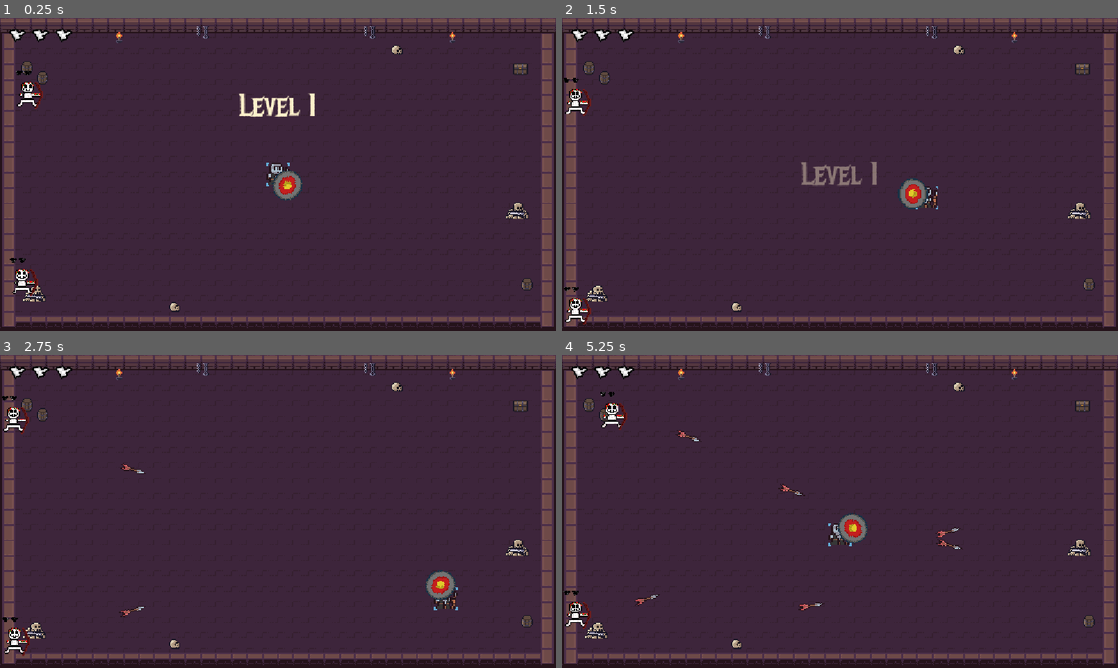
Above: before the commit, frames 1-4 (two rows, left to right).
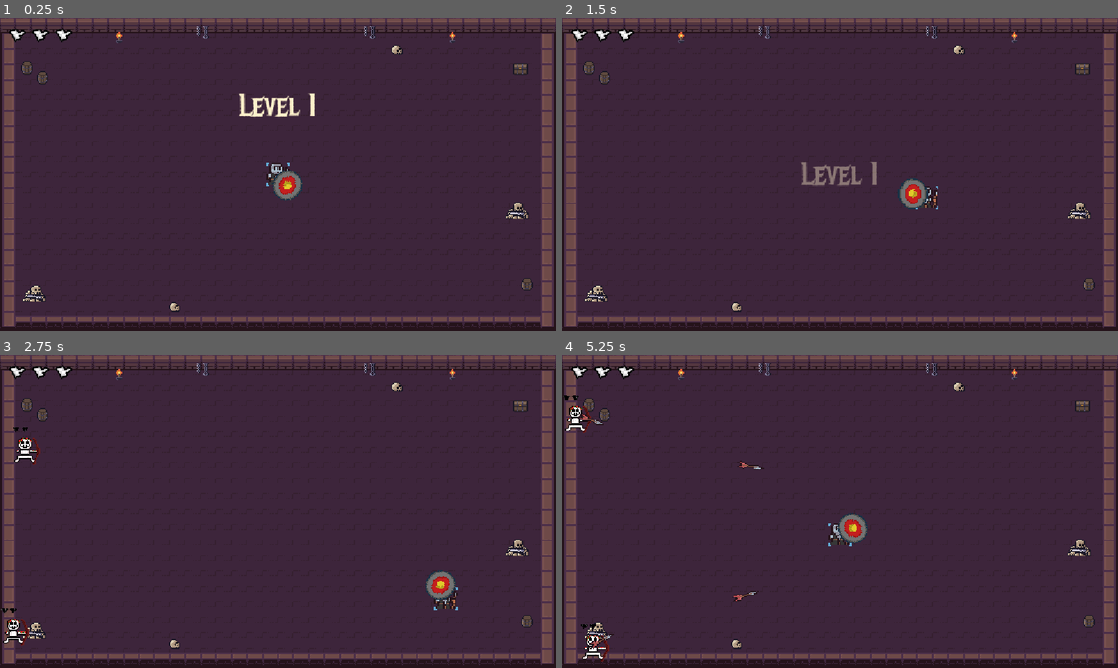
Above: after the commit, the same moments.

Repository: Tylerr-D/bonc
Game: Godot game, scene res://main.tscn
The game is run twice, just before and just after one commit, with the same random seed, the same clock (stepped at 60 frames per second) and the same inputs. Sound files missing from this copy of the repository are replaced by a short silence.
Inputs (mouse positions are in pixels of both pictures, inside the frame that each line leads up to):
- Up to frame 1 (0.25 s): no input
- Up to frame 2 (1.5 s): move the mouse to (962, 158) at 0.52 s; hold D (move_right) 0.53-1.28 s; move the mouse to (728, 190) at 1.27 s; hold S (move_down) from 1.28 s (still down)
- Up to frame 3 (2.75 s): move the mouse to (333, 442) at 2.02 s; release S (move_down) at 2.03 s; hold D (move_right) from 2.03 s (still down)
- Up to frame 4 (5.25 s): move the mouse to (812, 574) at 2.77 s; release D (move_right) at 2.78 s; hold W (move_up) 2.78-3.53 s; move the mouse to (1006, 558) at 3.52 s; hold A (move_left) 3.53-5.03 s; move the mouse to (673, 464) at 4.27 s; move the mouse to (867, 511) at 5.02 s; hold S (move_down) from 5.03 s (still down)

The runs differ from the first frame. In frame 1, 0.5% of the frame differs, in the area x 1-8%, y 16-89%; in frame 2, 0.5%; in frame 3, 1.0%; in frame 4, 1.5%, in the area x 0-73%, y 11-98%.

Commit message:
dead text and waiting b4 starting lvl

Diff:
--- a/main.gd
+++ b/main.gd
@@ -7,15 +7,17 @@
 var hearts = [2, 3, 2]
 var enemy_scene = preload("res://enemy.tscn")
 var title_tween
+var starting = false
 
 func _ready():
 	$Music.stream.loop = true
 
 func _process(delta):
-	if level < 3 and get_tree().get_nodes_in_group("enemies").is_empty():
+	if not starting and level < 3 and get_tree().get_nodes_in_group("enemies").is_empty():
 		start_level()
 
 func start_level():
+	starting = true
 	level += 1
 	saved_level = level
 	$Player.health = 3
@@ -37,6 +39,8 @@
 	title_tween.tween_property($HUD/Wave, "position:y", screen.y / 2 - 50, 0.65).set_trans(Tween.TRANS_QUAD).set_ease(Tween.EASE_OUT)
 	title_tween.tween_interval(0.7)
 	title_tween.tween_property($HUD/Wave, "modulate:a", 0.0, 0.25)
+	await get_tree().create_timer(2.0).timeout
+	screen = get_viewport_rect().size
 	var x = 60
 	if $Player.get_global_transform_with_canvas().origin.x < screen.x / 2:
 		x = screen.x - 60
@@ -48,6 +52,7 @@
 		add_child(enemy)
 		enemy.get_node("Hearts/Heart3").visible = enemy.health == 3
 		enemy.global_position = get_canvas_transform().affine_inverse() * pos
+	starting = false
 
 func play_sound(sound):
 	var audio = AudioStreamPlayer.new()
@@ -56,3 +61,25 @@
 	add_child(audio)
 	audio.finished.connect(audio.queue_free)
 	audio.play()
+
+func die():
+	set_process(false)
+	for enemy in get_tree().get_nodes_in_group("enemies"):
+		enemy.set_physics_process(false)
+	for ball in get_tree().get_nodes_in_group("balls"):
+		ball.set_physics_process(false)
+	if title_tween:
+		title_tween.kill()
+	var title = $HUD/Wave
+	var screen = get_viewport_rect().size
+	title.text = "DEAD"
+	title.position.y = screen.y / 2 - 50
+	title.pivot_offset = Vector2(screen.x / 2, 50)
+	title.scale = Vector2(0.6, 0.6)
+	title.modulate = Color(1, 0.15, 0.15, 0)
+	title_tween = create_tween()
+	title_tween.tween_property(title, "scale", Vector2.ONE, 0.3)
+	title_tween.parallel().tween_property(title, "modulate:a", 1.0, 0.3)
+	title_tween.tween_interval(1.2)
+	await title_tween.finished
+	get_tree().call_deferred("reload_current_scene")
--- a/player.gd
+++ b/player.gd
@@ -6,6 +6,8 @@
 var recoil = Vector2.ZERO
 
 func _physics_process(delta):
+	if health <= 0:
+		return
 	if flash_time > 0:
 		flash_time -= delta
 		if flash_time <= 0:
@@ -42,4 +44,4 @@
 	get_parent().get_node("HUD/Heart" + str(health + 1)).hide()
 	print("Health: ", health)
 	if health <= 0:
-		get_tree().call_deferred("reload_current_scene")
+		get_parent().die()
